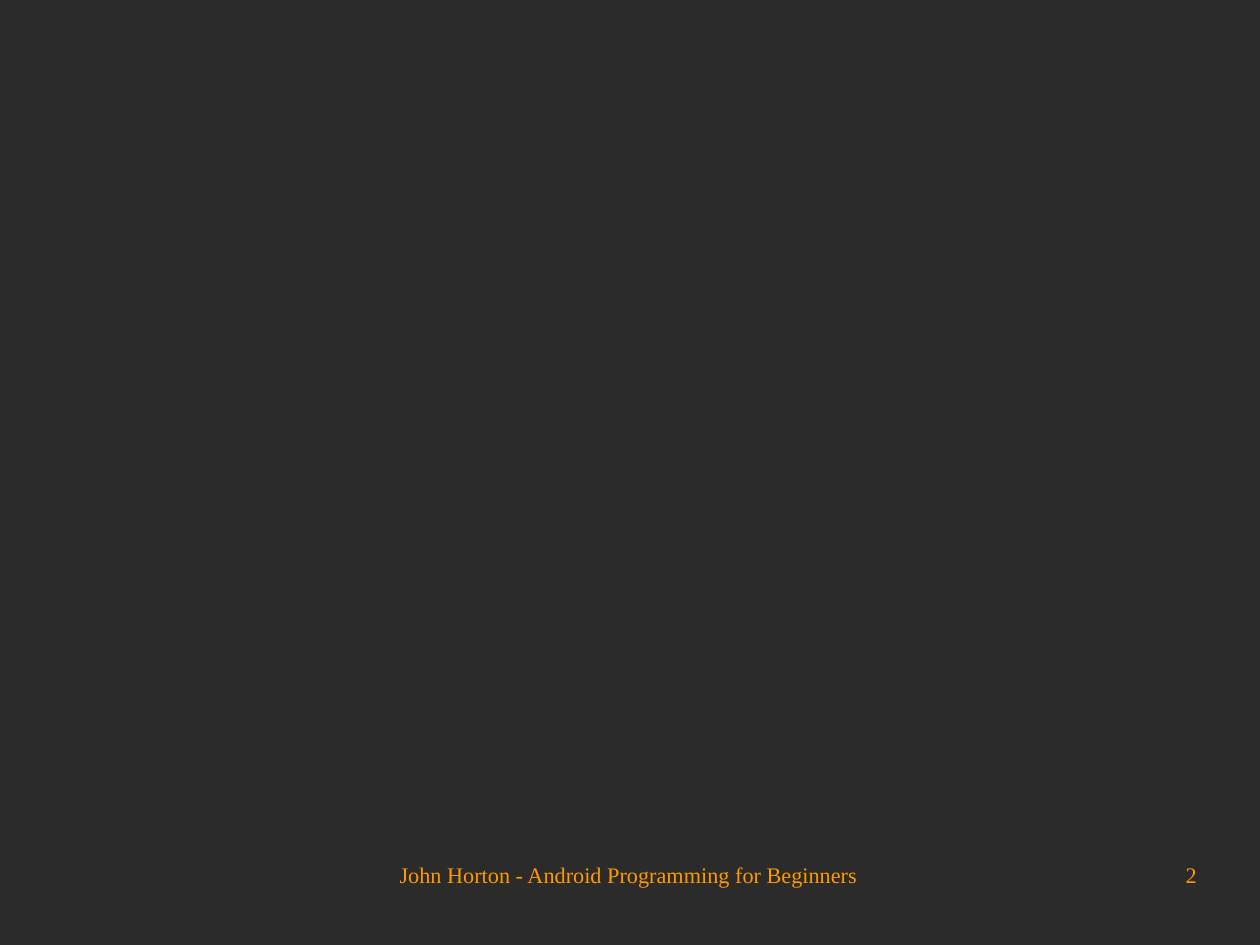
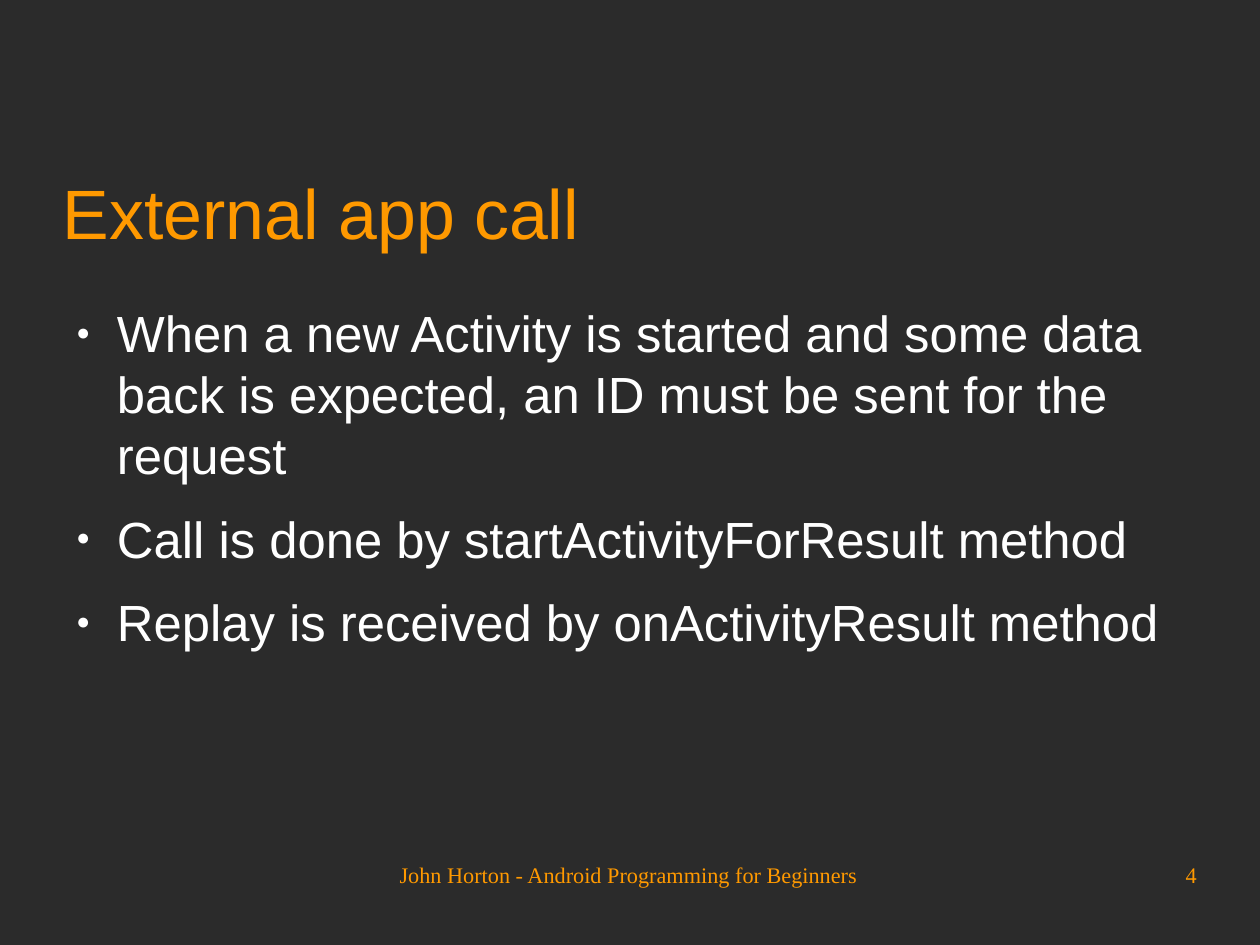
Before and after one commit to Academy-Soft-Intellect/Android-Programming-for-Beginners, a slide deck: slide 4 of 22_Capturing_Images.odp (slide 2 before the commit). Drawn at 1260x945 pixels with LibreOffice and Linux fonts; fonts in the diff are those of the drawing; background and template pictures are left out; a plain dark background stands for a picture behind light text. Boxes give left, top, right and bottom in pixels: in the first picture for what was removed or moved away, otherwise in the second. Text is boxed around its words. In the diff, an @@ line names an element or a change of style, - is before the commit and + after.

```diff
--- a/22_Capturing_Images.odp
+++ b/22_Capturing_Images.odp
@@ title added at (63,188,579,252), 44 pt, text #FF9900 @@
+External app call
@@ text added at (117,315,1158,652), 32 pt, text #FFFFFF @@
+● When a new Activity is started and some data back is expected, an ID must be sent for the request
+● Call is done by startActivityForResult method
+● Replay is received by onActivityResult method
@@ page number at (1186,868,1197,883): text changed @@
-2
+4
```
Also in this commit, not shown: 1 other slide changed, 2 slides added.
